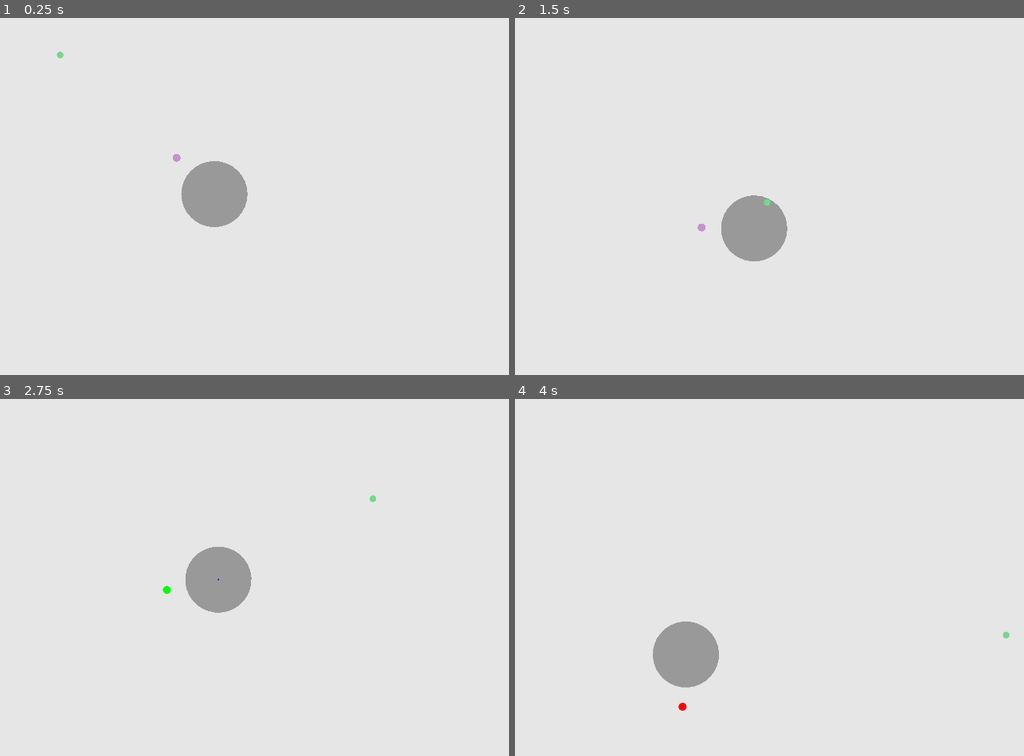
Above: before the commit, frames 1-4 (two rows, left to right).
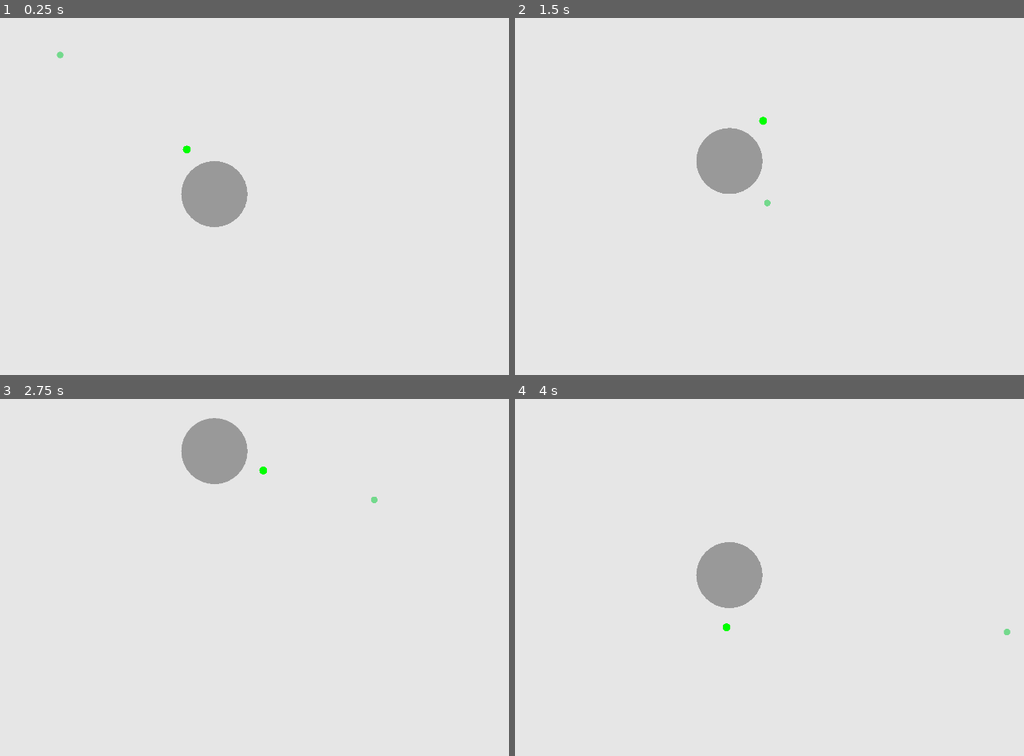
Above: after the commit, the same moments.

Repository: JRileyH/blips
Game: Godot game, scene res://Game.tscn
The game is run twice, just before and just after one commit, with the same random seed, the same clock (stepped at 60 frames per second) and the same inputs.
Inputs (mouse positions are in pixels of both pictures, inside the frame that each line leads up to):
- Up to frame 1 (0.25 s): no input
- Up to frame 2 (1.5 s): move the mouse to (968, 178) at 0.52 s; hold E (rotate_right) 0.53-1.28 s; move the mouse to (698, 214) at 1.27 s; hold S (move_down) from 1.28 s (still down)
- Up to frame 3 (2.75 s): move the mouse to (376, 498) at 2.02 s; release S (move_down) at 2.03 s; hold E (rotate_right) from 2.03 s (still down)
- Up to frame 4 (4 s): move the mouse to (794, 648) at 2.77 s; release E (rotate_right) at 2.78 s; hold W (move_up) 2.78-3.53 s; move the mouse to (1018, 631) at 3.52 s; hold Q (rotate_left) from 3.53 s (still down)

The runs differ from the first frame. In frame 1, less than 0.1% of the frame differs, in the area x 33-38%, y 35-41%; in frame 2, 3.8%; in frame 3, 3.8%; in frame 4, 3.9%, in the area x 27-98%, y 40-88%.
Error after the commit: Invalid call. Nonexistent function 'shift_orbit' in base 'Node2D (Blip.gd)'. (res://Game.gd:30)

Commit message:
testing maintaining angular velocity

Diff:
--- a/Game.gd
+++ b/Game.gd
@@ -7,11 +7,12 @@
 
 func _ready():
 	# Input.set_mouse_mode(Input.MOUSE_MODE_HIDDEN)
-	# blip.attach(planet)
-	blip.angular_velocity = 0.63
+	blip.attach(planet)
+	blip.angular_velocity = 1
 	pass
 
 func _process(delta):
+	"""
 	timer += delta
 	if timer > 2:
 		timer = 0.0
@@ -19,3 +20,11 @@
 			blip.attach(planet)
 		else:
 			blip.detach()
+	"""
+	pass
+
+func _input(event):
+	if event.is_action_pressed("rotate_left"):
+		blip.shift_orbit(-10)
+	elif event.is_action_pressed("rotate_right"):
+		blip.shift_orbit(10)
--- a/Inspectables/Blip.gd
+++ b/Inspectables/Blip.gd
@@ -4,37 +4,36 @@
 var target: Inspectable = null
 var angular_velocity: float = 0.0
 var linear_velocity: Vector2 = Vector2.ZERO
+var radius: float = 120.0
 
+func set_distance(amt: float):
+	if not target:
+		return
+	$BlipBody.position.x += amt
 
 func attach(trg: Inspectable):
 	if target:
 		return
 	$BlipBody.color = Color(0, 1, 0)
-	print("Attach")
 	target = trg
 	var angle = global_position.angle_to_point(target.global_position)
 	var distance = global_position.distance_to(target.global_position)
 	global_position = target.global_position
 	$BlipBody.position.x = distance
 	rotation = angle
-	print(angle)
-	# convert linear_velocity into angular_velocity
+	angular_velocity = linear_velocity.length() / distance
 
 func detach():
 	if not target:
 		return
 	$BlipBody.color = Color(1, 0, 0)
-	print("Detach")
-	var angle = rotation
-	var distance = $BlipBody.position.x
+	var new_position = $BlipBody.global_position
 	rotation = 0
 	$BlipBody.position.x = 0
-	global_position = target.global_position + Vector2(
-		distance * sin(angle),
-		distance * cos(angle)
-	)
-	print(angle)
-	# convert angular_velocity into linear_velocity
+	global_position = new_position
+	var angle = global_position.angle_to_point(target.global_position)
+	var distance = global_position.distance_to(target.global_position)
+	linear_velocity = Vector2.DOWN.rotated(angle) * (angular_velocity * distance)
 	target = null
 
 func _ready():
@@ -44,7 +43,4 @@
 	if target:
 		rotation += (angular_velocity * delta)
 	else:
-		pass
-
-func _draw():
-	draw_circle(Vector2.ZERO, 2, Color(0, 0, 1))
+		global_position += (linear_velocity * delta)
--- a/Inspector.gd
+++ b/Inspector.gd
@@ -23,7 +23,9 @@
 
 func _process(delta):
 	position += get_move_input() * delta * 500
+	"""
 	if Input.is_action_pressed("reset"):
 		rotation = 0.0
 	else:
 		rotation += get_rotation_input() * delta
+	"""
